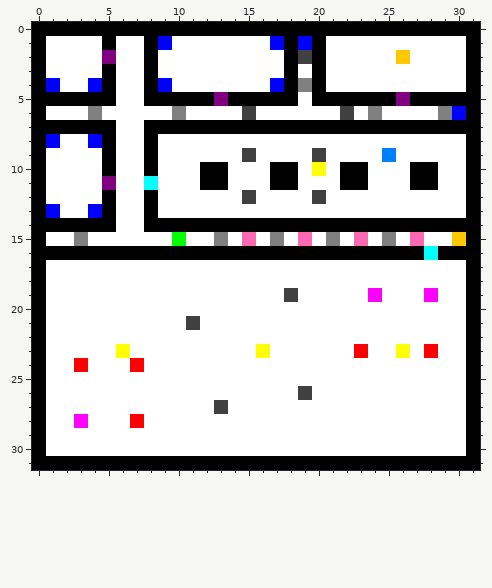
Two versions of one pixel-art sprite, assets/maps/map11.png. Above, as it was before the edit.
The file is 32x32 pixels.
After:
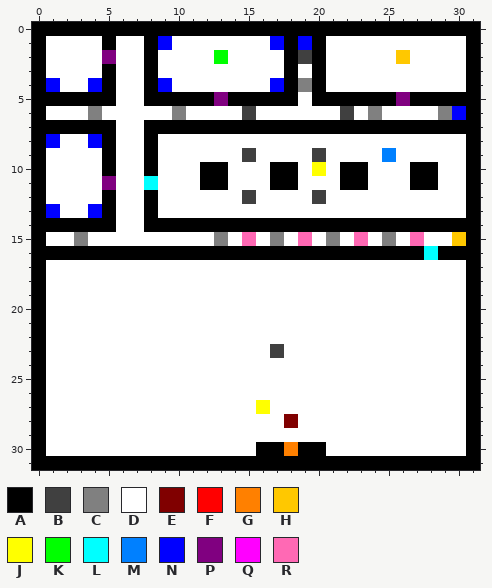
Palette (. is transparent): A #000000  B #404040  C #808080  D #ffffff  E #800000  F #ff0000  G #ff8000  H #ffc800  J #ffff00  K #00ff00  L #00ffff  M #0080ff  N #0000ff  P #800080  Q #ff00ff  R #ff69b4
Diff:
{"y":2,"x":13,"old":"D","new":"K"}
{"y":15,"x":10,"old":"K","new":"D"}
{"y":19,"x":18,"old":"B","new":"D"}
{"y":19,"x":24,"old":"Q","new":"D"}
{"y":19,"x":28,"old":"Q","new":"D"}
{"y":21,"x":11,"old":"B","new":"D"}
{"y":23,"x":6,"old":"J","new":"D"}
{"y":23,"x":16,"old":"JD","new":"DB"}
{"y":23,"x":23,"old":"F","new":"D"}
{"y":23,"x":26,"old":"J","new":"D"}
{"y":23,"x":28,"old":"F","new":"D"}
{"y":24,"x":3,"old":"F","new":"D"}
{"y":24,"x":7,"old":"F","new":"D"}
{"y":26,"x":19,"old":"B","new":"D"}
{"y":27,"x":13,"old":"B","new":"D"}
{"y":27,"x":16,"old":"D","new":"J"}
{"y":28,"x":3,"old":"Q","new":"D"}
{"y":28,"x":7,"old":"F","new":"D"}
{"y":28,"x":18,"old":"D","new":"E"}
{"y":30,"x":16,"old":"DDDDD","new":"AAGAA"}
{"label":"changed","picture_box":[214,50,228,64]}
{"label":"changed","picture_box":[172,232,186,246]}
{"label":"changed","picture_box":[214,288,438,456]}
{"label":"changed","picture_box":[74,316,200,428]}
